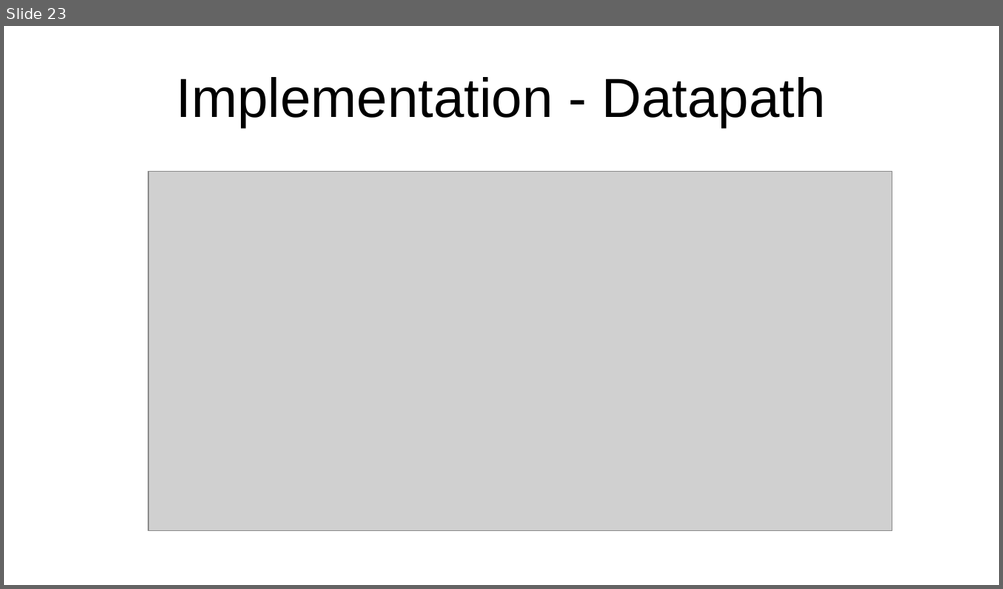
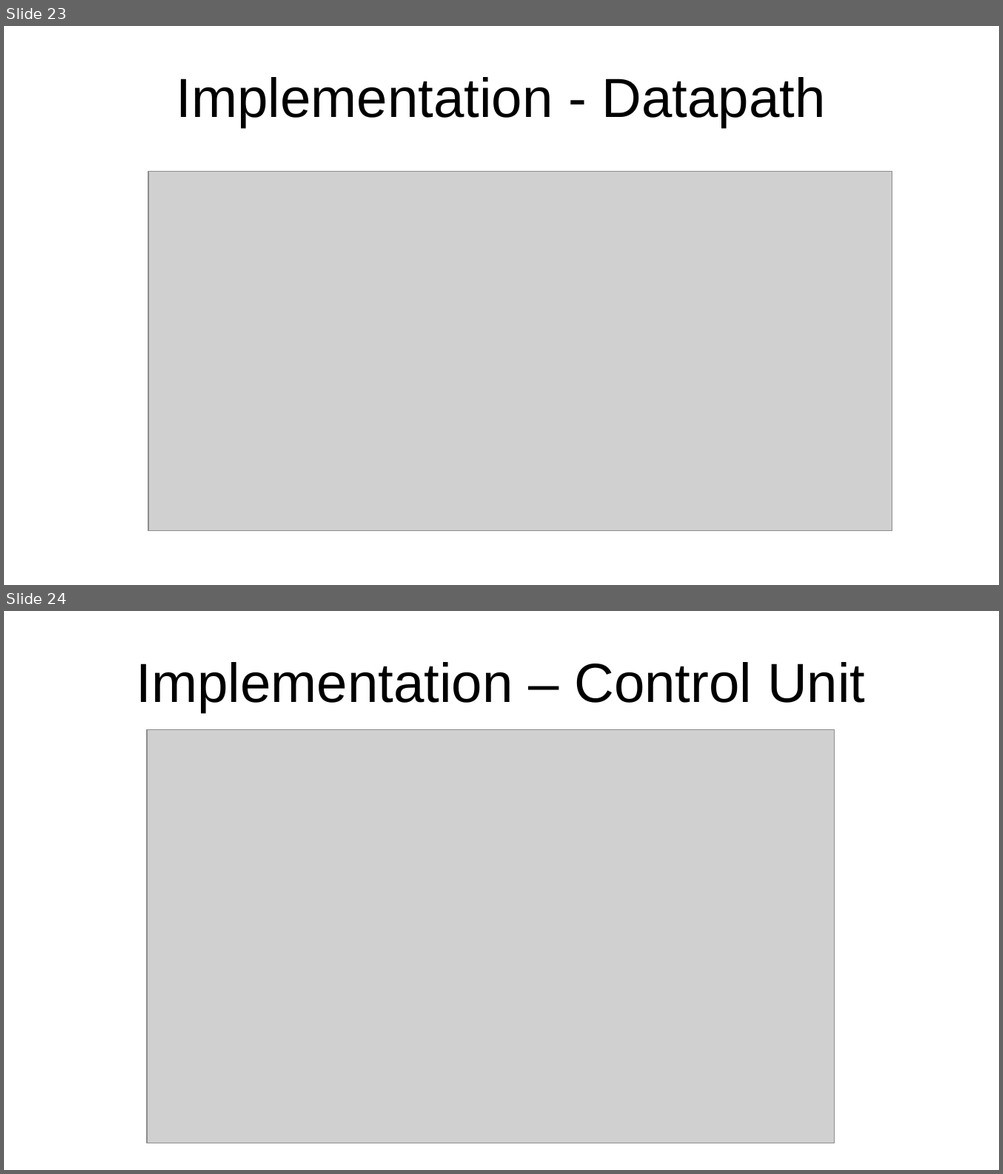
Before and after one commit to jeceljr/baby8, a slide deck: doc/baby8.odp. Shown one above the other, each under a label of ours: slide 23 before the commit, slides 23 and 24 after it. The pictures are 1003x589 and 1003x1174 pixels, drawn with LibreOffice and Linux fonts; fonts in the diff are those of the drawing; grey boxes stand for pictures. Boxes give left, top, right and bottom in pixels: in the first picture for what was removed or moved away, otherwise in the second. Text is boxed around its words. In the diff, an @@ line names an element or a change of style, - is before the commit and + after.

Commit message:
start of control unit

```diff
--- a/doc/baby8.odp
+++ b/doc/baby8.odp
@@ slide 24 added at (4, 611, 999, 1170), background #FFFFFF @@
@@ title added at (136, 662, 865, 712), 44 pt, text #000000 @@
+Implementation – Control Unit
@@ picture added at (147, 730, 834, 1144) @@
```
Also in this commit, not shown: 1 slide changed, 3 other files.
